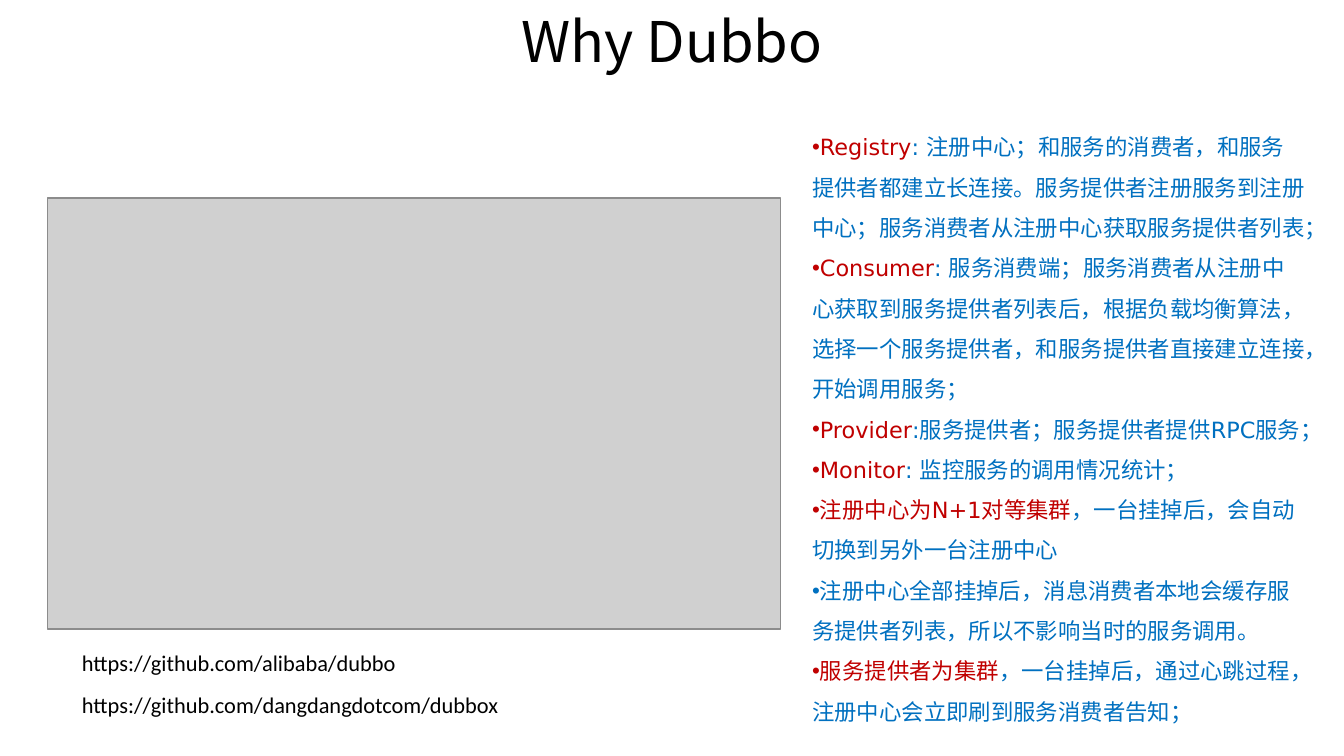
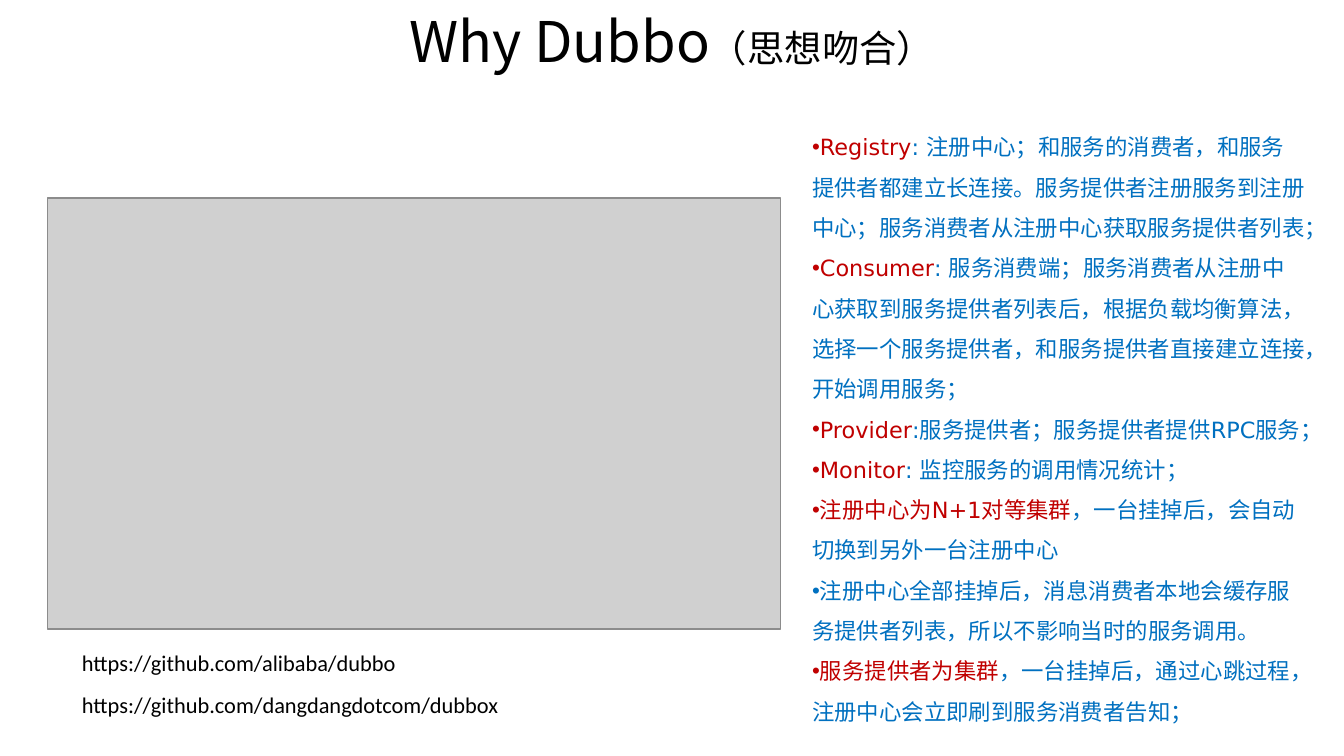
Before and after one commit to shiyunlai/tistools, a slide deck: slide 26 of TIStools.pptx (slide 5 before the commit). Drawn at 1344x756 pixels with LibreOffice and Linux fonts; fonts in the diff are those of the drawing; grey boxes stand for pictures. Boxes give left, top, right and bottom in pixels: in the first picture for what was removed or moved away, otherwise in the second. Text is boxed around its words. In the diff, an @@ line names an element or a change of style, - is before the commit and + after.

```diff
--- a/TIStools.pptx
+++ b/TIStools.pptx
@@ text at (409,17,934,75): text changed @@
-Why Dubbo
+Why Dubbo（思想吻合）
```
Also in this commit, not shown: 8 other slides changed, 3 slides added.
